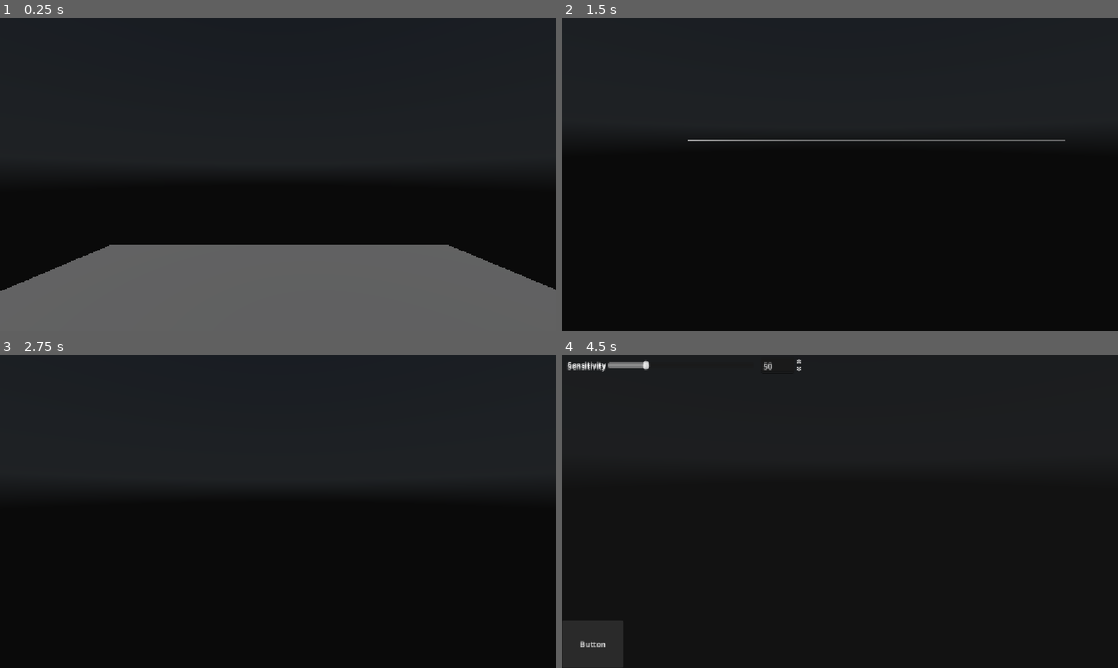
Above: before the commit, frames 1-4 (two rows, left to right).
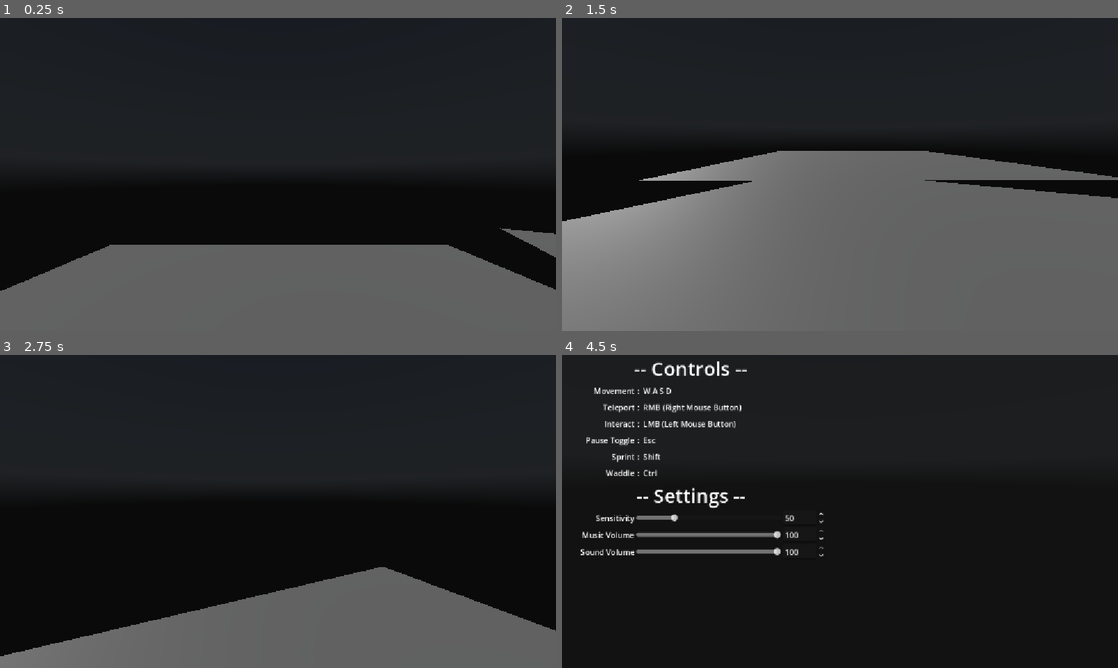
Above: after the commit, the same moments.

Repository: ZRedCon/InteractivePortfolio
Game: Godot game, scene res://Scenes/main_scene.tscn
The game is run twice, just before and just after one commit, with the same random seed, the same clock (stepped at 60 frames per second) and the same inputs. A sky picture missing from this copy of the repository is replaced by a grey-blue gradient.
Inputs (mouse positions are in pixels of both pictures, inside the frame that each line leads up to):
- Up to frame 1 (0.25 s): no input
- Up to frame 2 (1.5 s): move the mouse to (962, 158) at 0.52 s; hold D (Right) 0.53-1.28 s; hold Shift (Sprint) 0.53-1.28 s; click (962, 158) at 0.67 s; move the mouse to (812, 174) at 1.27 s; hold W (Forward) from 1.28 s (still down); tap Ctrl (Slow) at 1.35 s; click (812, 174) at 1.42 s
- Up to frame 3 (2.75 s): keep holding W (Forward); tap Shift (Sprint) at 1.55 s; move the mouse to (289, 505) at 2.02 s; hold Shift (Sprint) from 2.03 s (still down); click (289, 505) at 2.17 s
- Up to frame 4 (4.5 s): move the mouse to (834, 517) at 2.77 s; release Shift (Sprint) at 2.78 s; click (834, 517) at 2.85 s; tap Shift (Sprint) at 3.05 s; tap Enter at 3.5 s; move the mouse to (878, 514) at 3.52 s; hold Shift (Sprint) 3.53-4.25 s; click (878, 514) at 3.67 s; tap Escape (Pause) at 4.15 s; release W (Forward) at 4.25 s; click (595, 642) at 4.25 s, where only the run before the commit has a clickable "Button"

The runs differ from the first frame. In frame 1, 0.4% of the frame differs, in the area x 89-100%, y 67-77%; in frame 2, 51%, in the area x 0-100%, y 38-100%; in frame 3, 19%; in frame 4, 3.6%.

Commit message:
Added Contol display to pause menu and added floor detection for teleport

Diff:
--- /dev/null
+++ b/GodotProject/interactive-portfolio/Player/control_bar.gd
@@ -0,0 +1,12 @@
+extends HBoxContainer
+
+@export var display_name : String
+@export var keybinds : String
+
+@onready var label := $Label
+@onready var keybind := $KeyBinds
+
+# Called when the node enters the scene tree for the first time.
+func _ready() -> void:
+	label.text = display_name
+	keybind.text = keybinds
--- /dev/null
+++ b/GodotProject/interactive-portfolio/Player/control_bar.tscn
@@ -0,0 +1,29 @@
+[gd_scene format=3 uid="uid://3vceguea1ccv"]
+
+[ext_resource type="Script" uid="uid://uorgnpc4x08o" path="res://Player/control_bar.gd" id="1_sm337"]
+
+[node name="HBoxContainer" type="HBoxContainer" unique_id=2028866397]
+script = ExtResource("1_sm337")
+
+[node name="Label" type="RichTextLabel" parent="." unique_id=2119360403]
+custom_minimum_size = Vector2(150, 30)
+layout_mode = 2
+text = "[ Label ]"
+autowrap_mode = 0
+horizontal_alignment = 2
+vertical_alignment = 1
+
+[node name="Seperator" type="RichTextLabel" parent="." unique_id=977448801]
+custom_minimum_size = Vector2(10, 30)
+layout_mode = 2
+text = ":"
+autowrap_mode = 0
+horizontal_alignment = 1
+vertical_alignment = 1
+
+[node name="KeyBinds" type="RichTextLabel" parent="." unique_id=1466116702]
+custom_minimum_size = Vector2(300, 30)
+layout_mode = 2
+text = "[ Control ]"
+autowrap_mode = 0
+vertical_alignment = 1
--- a/GodotProject/interactive-portfolio/Player/controller.gd
+++ b/GodotProject/interactive-portfolio/Player/controller.gd
@@ -1,10 +1,19 @@
 extends CharacterBody3D
+
+const VALID_COLOR := Color(0.8,1,0.1)
+const INVALID_COLOR := Color(1.0,0.15,0.2)
 
 @onready var camera : Camera3D = $Camera3D
 @onready var camera_ray : RayCast3D = $Camera3D/RayCast3D
 @onready var telenode : Node3D = $Telenode
 
 var _tele_data : HitData
+var material : StandardMaterial3D
+
+func _ready() -> void:
+	material = (telenode.get_child( 0 ) as MeshInstance3D).get_active_material( 0 )
+	material.albedo_color = Color(1,0,1)
+	material.emission = Color(1,0,1)
 
 func _physics_process(delta: float) -> void:
 	if PIH.is_paused: return
@@ -24,13 +33,19 @@
 	var teleport_state = PIH.teleport_state
 	var collided = camera_ray.is_colliding()
 
+
 	telenode.visible = bool(teleport_state) and collided
 	if not collided: return
+	var collider := camera_ray.get_collider() as Node3D
+	var on_floor := collider.is_in_group("Floor")
+	material.albedo_color = VALID_COLOR if on_floor else INVALID_COLOR
+	material.emission = VALID_COLOR if on_floor else INVALID_COLOR
 	if teleport_state == 1:
 		_tele_data = HitData.new(camera_ray.get_collision_point(),
 								camera_ray.get_collision_normal())
+
 		telenode.global_position = _tele_data.hit_point
-	elif teleport_state == 2:
+	elif teleport_state == 2 and on_floor:
 		global_position = _tele_data.hit_point
 
 func _process(delta: float) -> void:
--- a/GodotProject/interactive-portfolio/Player/number_edit_bar.tscn
+++ b/GodotProject/interactive-portfolio/Player/number_edit_bar.tscn
@@ -2,30 +2,24 @@
 
 [ext_resource type="Script" uid="uid://d3qt7u5sxshe8" path="res://Player/scale_edit.gd" id="1_uul1u"]
 
-[node name="Sensitivity" type="Control" unique_id=623910398]
-layout_mode = 3
-anchors_preset = 0
+[node name="Sensitivity" type="HBoxContainer" unique_id=787136843]
+custom_minimum_size = Vector2(500, 31)
 offset_right = 500.0
 offset_bottom = 31.0
 script = ExtResource("1_uul1u")
 
-[node name="HSlider" type="HSlider" parent="." unique_id=1860291440]
-layout_mode = 0
-offset_left = 95.0
-offset_right = 398.0
-offset_bottom = 31.0
-
 [node name="RichTextLabel" type="RichTextLabel" parent="." unique_id=1898576313]
-layout_mode = 0
-offset_right = 91.0
-offset_bottom = 31.0
+custom_minimum_size = Vector2(150, 30)
+layout_mode = 2
 text = "Generic"
+autowrap_mode = 0
 horizontal_alignment = 2
 vertical_alignment = 1
 
+[node name="HSlider" type="HSlider" parent="." unique_id=1860291440]
+custom_minimum_size = Vector2(300, 30)
+layout_mode = 2
+
 [node name="SpinBox" type="SpinBox" parent="." unique_id=2096306973]
-layout_mode = 0
-offset_left = 413.0
-offset_right = 499.5
-offset_bottom = 31.0
+layout_mode = 2
 max_value = 0.0
--- a/GodotProject/interactive-portfolio/Player/pause_menu.tscn
+++ b/GodotProject/interactive-portfolio/Player/pause_menu.tscn
@@ -2,6 +2,7 @@
 
 [ext_resource type="Script" uid="uid://ckl2o1gvkb2mb" path="res://Player/pause_menu.gd" id="1_7fc20"]
 [ext_resource type="PackedScene" uid="uid://ce5s5jn17n57s" path="res://Player/number_edit_bar.tscn" id="2_jppwi"]
+[ext_resource type="PackedScene" uid="uid://3vceguea1ccv" path="res://Player/control_bar.tscn" id="2_l3uhn"]
 
 [node name="PauseMenu" type="Control" unique_id=1901717719]
 propagate_maximum_size = true
@@ -21,24 +22,57 @@
 offset_bottom = 648.0
 color = Color(0.105882354, 0.105882354, 0.105882354, 0.47058824)
 
-[node name="Button" type="Button" parent="." unique_id=263912988]
-layout_mode = 0
-offset_left = 1.0
-offset_top = 550.0
-offset_right = 127.0
-offset_bottom = 647.0
-text = "Button"
-
 [node name="Settings Container" type="VBoxContainer" parent="." unique_id=1712217484]
 layout_mode = 0
-offset_right = 164.0
-offset_bottom = 35.0
+offset_right = 545.0
+offset_bottom = 219.0
+
+[node name="RichTextLabel2" type="RichTextLabel" parent="Settings Container" unique_id=1125025094]
+layout_mode = 2
+theme_override_font_sizes/normal_font_size = 40
+text = "-- Controls -- "
+fit_content = true
+horizontal_alignment = 1
+
+[node name="Movement" parent="Settings Container" unique_id=2028866397 instance=ExtResource("2_l3uhn")]
+layout_mode = 2
+display_name = "Movement"
+keybinds = "W A S D"
+
+[node name="Teleport" parent="Settings Container" unique_id=1965012403 instance=ExtResource("2_l3uhn")]
+layout_mode = 2
+display_name = "Teleport"
+keybinds = "RMB (Right Mouse Button)"
+
+[node name="Interact" parent="Settings Container" unique_id=1967493935 instance=ExtResource("2_l3uhn")]
+layout_mode = 2
+display_name = "Interact"
+keybinds = "LMB (Left Mouse Button)"
+
+[node name="Pause" parent="Settings Container" unique_id=422300162 instance=ExtResource("2_l3uhn")]
+layout_mode = 2
+display_name = "Pause Toggle"
+keybinds = "Esc"
+
+[node name="Sprint" parent="Settings Container" unique_id=1557228526 instance=ExtResource("2_l3uhn")]
+layout_mode = 2
+display_name = "Sprint"
+keybinds = "Shift"
+
+[node name="Waddle" parent="Settings Container" unique_id=793305893 instance=ExtResource("2_l3uhn")]
+layout_mode = 2
+display_name = "Waddle"
+keybinds = "Ctrl"
 
 [node name="RichTextLabel" type="RichTextLabel" parent="Settings Container" unique_id=243258090]
 layout_mode = 2
+theme_override_font_sizes/normal_font_size = 40
 text = "-- Settings -- "
+fit_content = true
+horizontal_alignment = 1
 
 [node name="Sensitivity" parent="Settings Container" unique_id=623910398 instance=ExtResource("2_jppwi")]
+custom_minimum_size = Vector2(0, 0)
 layout_mode = 2
 display_name = "Sensitivity"
 default_value = 50.0
@@ -46,8 +80,15 @@
 max_value = 200.0
 
 [node name="Music volume" parent="Settings Container" unique_id=1191333979 instance=ExtResource("2_jppwi")]
+custom_minimum_size = Vector2(0, 0)
 layout_mode = 2
-display_name = "Sensitivity"
-default_value = 50.0
-min_value = 1.0
-max_value = 200.0
+display_name = "Music Volume"
+default_value = 100.0
+max_value = 100.0
+
+[node name="Sfx Voluime" parent="Settings Container" unique_id=787136843 instance=ExtResource("2_jppwi")]
+custom_minimum_size = Vector2(0, 0)
+layout_mode = 2
+display_name = "Sound Volume"
+default_value = 100.0
+max_value = 100.0
--- a/GodotProject/interactive-portfolio/Scenes/main_scene.tscn
+++ b/GodotProject/interactive-portfolio/Scenes/main_scene.tscn
@@ -39,3 +39,14 @@
 [node name="MeshInstance3D" type="MeshInstance3D" parent="StaticBody3D" unique_id=1657082734]
 transform = Transform3D(10, 0, 0, 0, 1, 0, 0, 0, 10, 0, -1, 0)
 mesh = SubResource("PlaneMesh_85ri6")
+
+[node name="StaticBody3D2" type="StaticBody3D" parent="." unique_id=1248129735 groups=["Floor"]]
+transform = Transform3D(0.86602527, 0, -0.5, 0, 1, 0, 0.5, 0, 0.86602527, 20.768, 0, 0)
+
+[node name="CollisionShape3D" type="CollisionShape3D" parent="StaticBody3D2" unique_id=1469905351]
+transform = Transform3D(-1, 0, 1.509958e-07, 0, 1, 0, -1.509958e-07, 0, -1, 0, -1, 0)
+shape = SubResource("BoxShape3D_bpmhk")
+
+[node name="MeshInstance3D" type="MeshInstance3D" parent="StaticBody3D2" unique_id=168506043 groups=["Floor"]]
+transform = Transform3D(9.999999, 0, 0, 0, 1, 0, 0, 0, 9.999999, 0, -1, 0)
+mesh = SubResource("PlaneMesh_85ri6")
--- a/GodotProject/interactive-portfolio/project.godot
+++ b/GodotProject/interactive-portfolio/project.godot
@@ -23,6 +23,10 @@
 
 window/stretch/mode="canvas_items"
 window/stretch/aspect="expand"
+
+[global_group]
+
+Floor="Something the player is expected to be able to stand on"
 
 [input]
 
Not shown, added: GodotProject/interactive-portfolio/Player/control_bar.gd.uid
